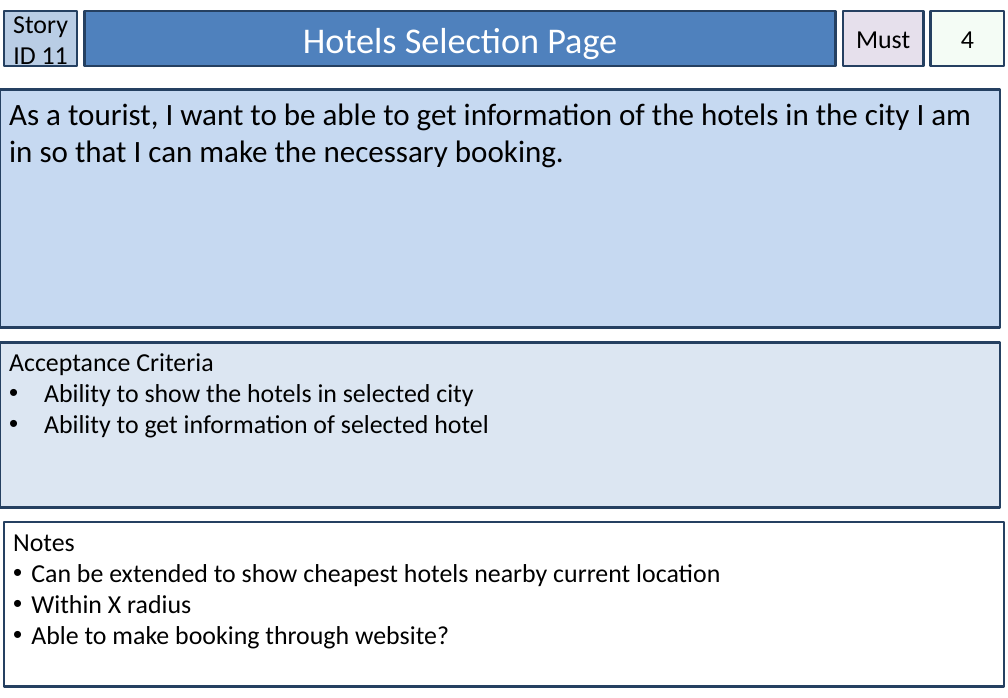
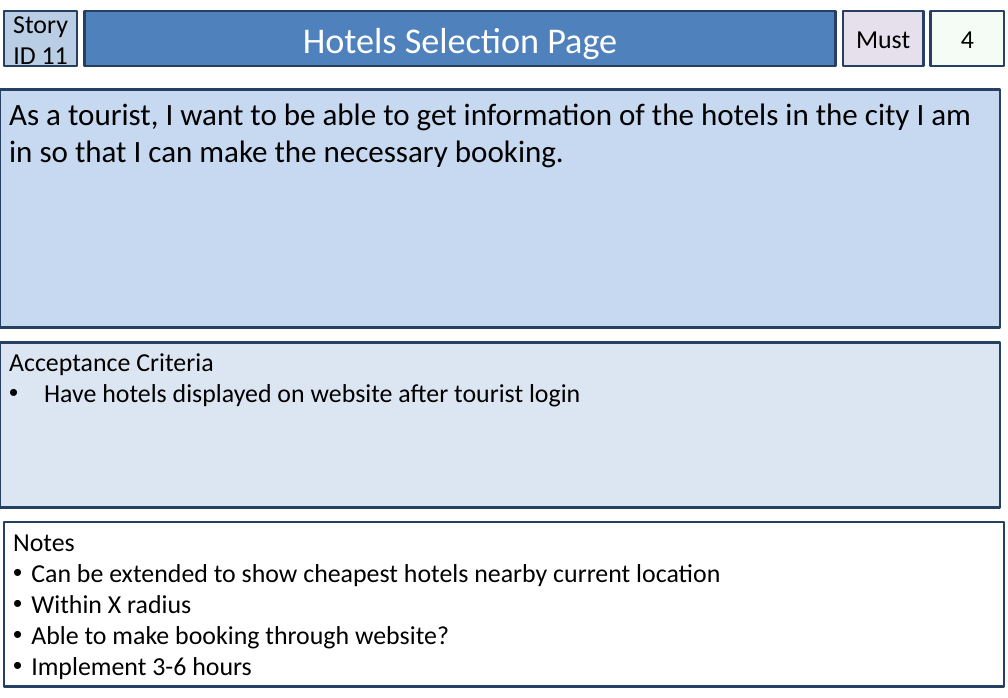
Before and after one commit to amckellar28/I-am-the-Scrub-Master, a slide deck: slide 12 of User Stories.pptx. Drawn at 1008x698 pixels with LibreOffice and Linux fonts; fonts in the diff are those of the drawing. Boxes give left, top, right and bottom in pixels: in the first picture for what was removed or moved away, otherwise in the second. Text is boxed around its words. In the diff, an @@ line names an element or a change of style, - is before the commit and + after.

```diff
--- a/User Stories.pptx
+++ b/User Stories.pptx
@@ text in rectangle at box(44, 384, 580, 407): text changed @@
-• Ability to show the hotels in selected city
-• Ability to get information of selected hotel
+• Have hotels displayed on website after tourist login
@@ text in rectangle at box(31, 657, 252, 680): paragraph added @@
+• Implement 3-6 hours
```
Also in this commit, not shown: 30 other slides changed, 3 slides added.
